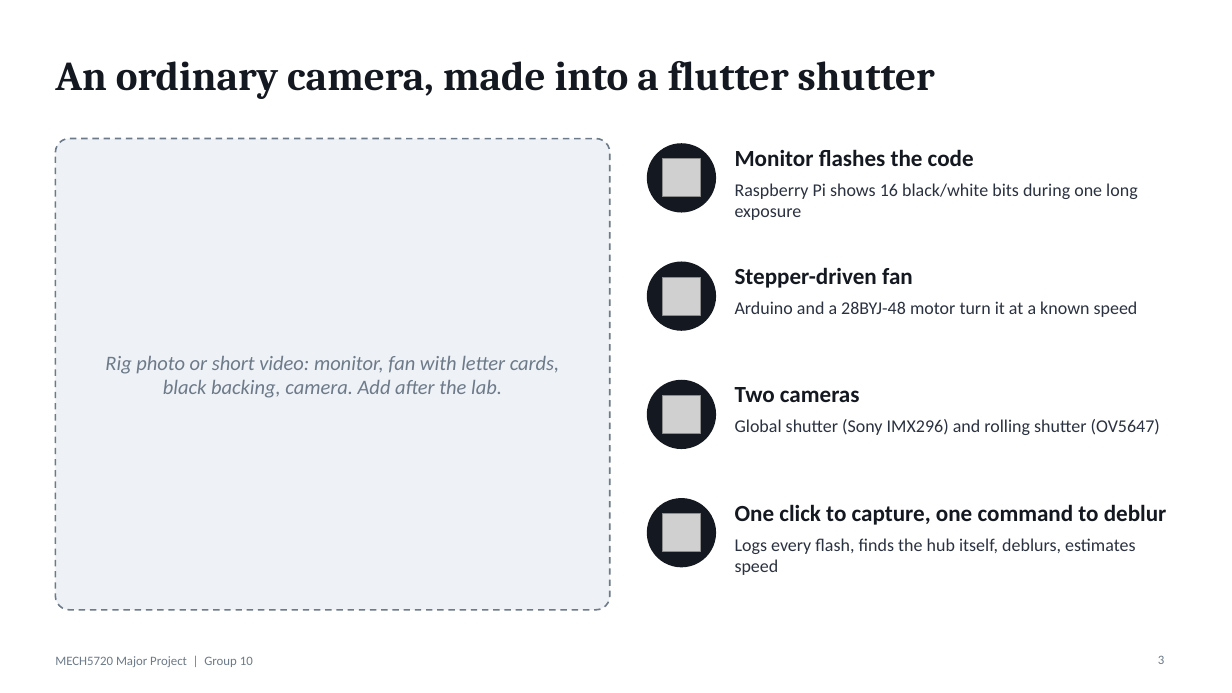
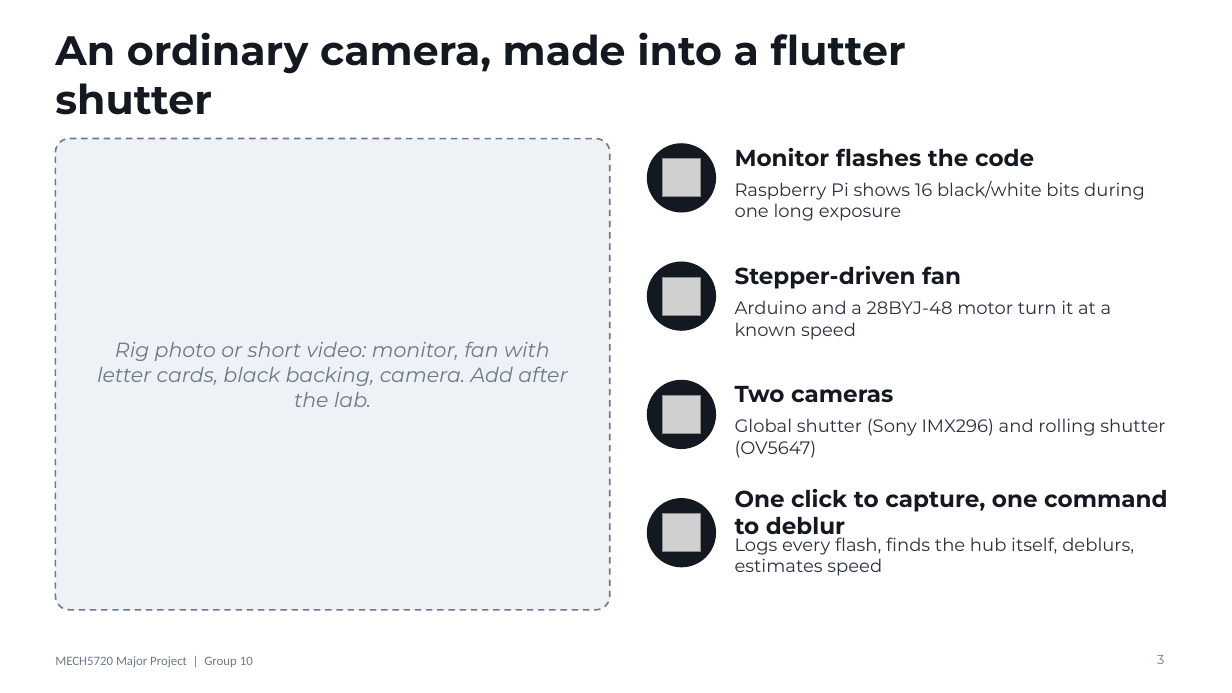
Before and after one commit to chung-811/MECH5720-Major-Project, a slide deck: slide 3 of presentation/MECH5720-lightning-talk.pptx. Drawn at 1232x693 pixels with LibreOffice and Linux fonts; fonts in the diff are those of the drawing; grey boxes stand for pictures. Boxes give left, top, right and bottom in pixels: in the first picture for what was removed or moved away, otherwise in the second. Text is boxed around its words. In the diff, an @@ line names an element or a change of style, - is before the commit and + after.

```diff
--- a/presentation/MECH5720-lightning-talk.pptx
+++ b/presentation/MECH5720-lightning-talk.pptx
@@ title "An ordinary camera, made into ..." at (55,32,906,115): font Cambria to Montserrat @@
@@ font Calibri to Montserrat in 10 elements at (97,342,567,407), (735,148,1034,166), (735,181,1145,221), (735,266,961,289), (735,300,1112,340), (735,386,893,402), (735,418,1165,458), (735,489,1167,540), (735,533,1134,576), (1157,655,1164,664) @@
```
Also in this commit, not shown: 3 other slides changed, 13 other files.
